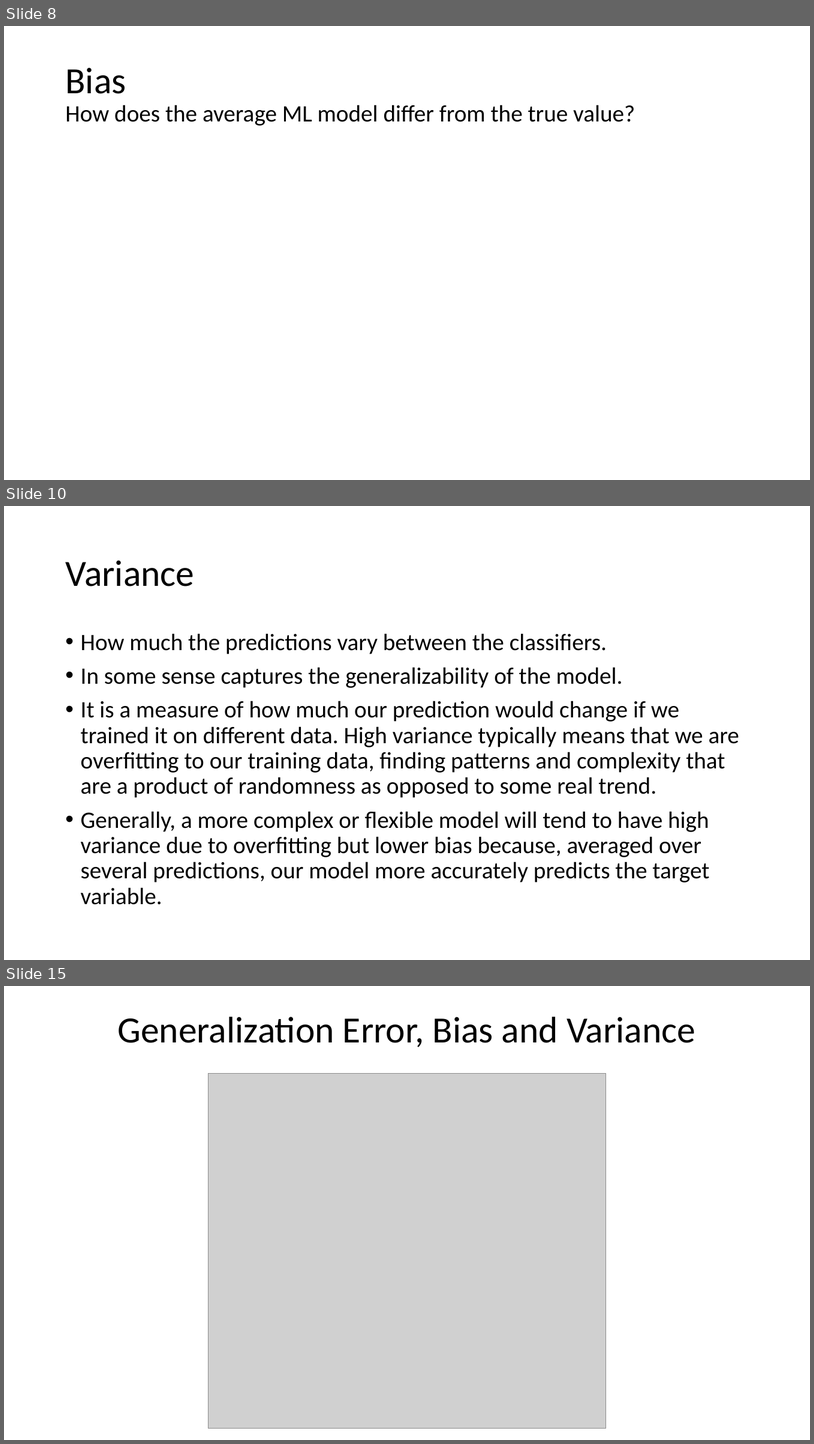
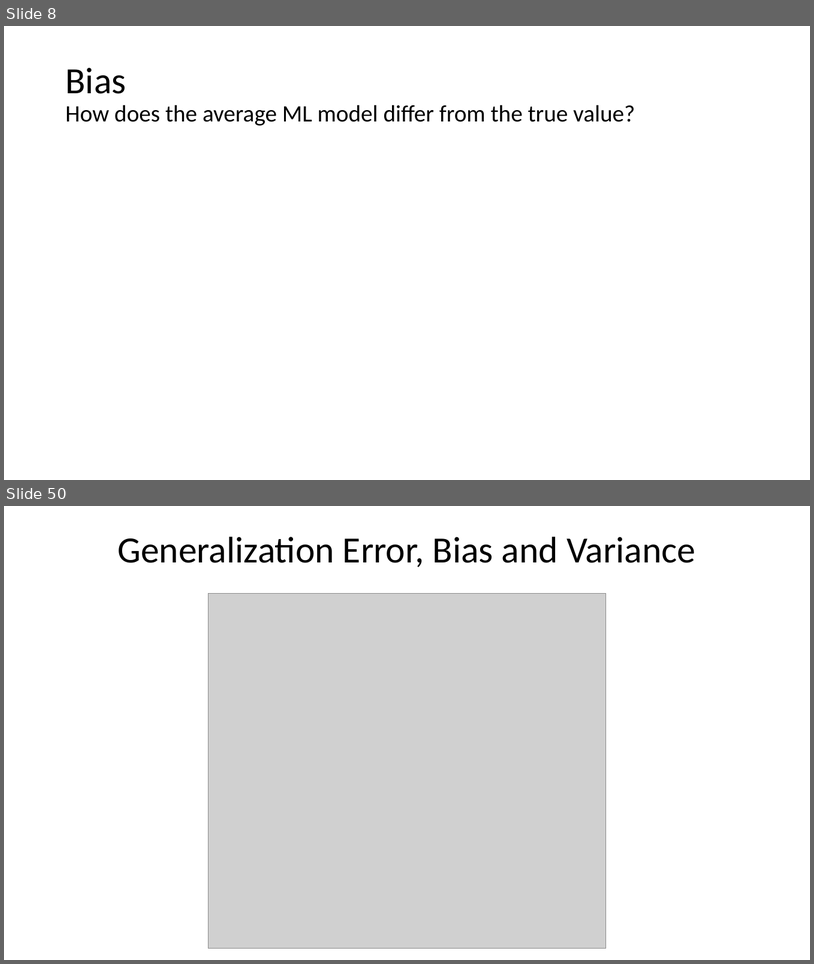
Before and after one commit to meenakshsundaram/AIML, a slide deck: DecisionTrees/DecisionTrees.pptx. Shown one above the other, each under a label of ours: slides 8, 10 and 15 before the commit, slides 8 and 50 after it; the slides between them are not shown. The pictures are 814x1444 and 814x964 pixels, drawn with LibreOffice and Linux fonts; fonts in the diff are those of the drawing; grey boxes stand for pictures. Boxes give left, top, right and bottom in pixels: in the first picture for what was removed or moved away, otherwise in the second. Text is boxed around its words. In the diff, an @@ line names an element or a change of style, - is before the commit and + after.

Commit message:
Variance for classification and bias variance curves for diabetes data

```diff
--- a/DecisionTrees/DecisionTrees.pptx
+++ b/DecisionTrees/DecisionTrees.pptx
@@ slide 10 removed at bbox=[4, 506, 810, 960], background #FFFFFF @@
@@ title removed at bbox=[65, 560, 194, 586] @@
-Variance
@@ text removed at bbox=[81, 633, 740, 904] @@
-• How much the predictions vary between the classifiers.
-• In some sense captures the generalizability of the model.
-• It is a measure of how much our prediction would change if we trained it on different data. High variance typically means that we are overfitting to our training data, finding patterns and complexity that are a product of randomness as opposed to some real trend.
-• Generally, a more complex or flexible model will tend to have high variance due to overfitting but lower bias because, averaged over several predictions, our model more accurately predicts the target variable.
@@ what was slide 15 is now slide 50 @@
```
Also in this commit, not shown: 3 slides changed, 3 slides added, 2 other slides removed, 5 other files.
